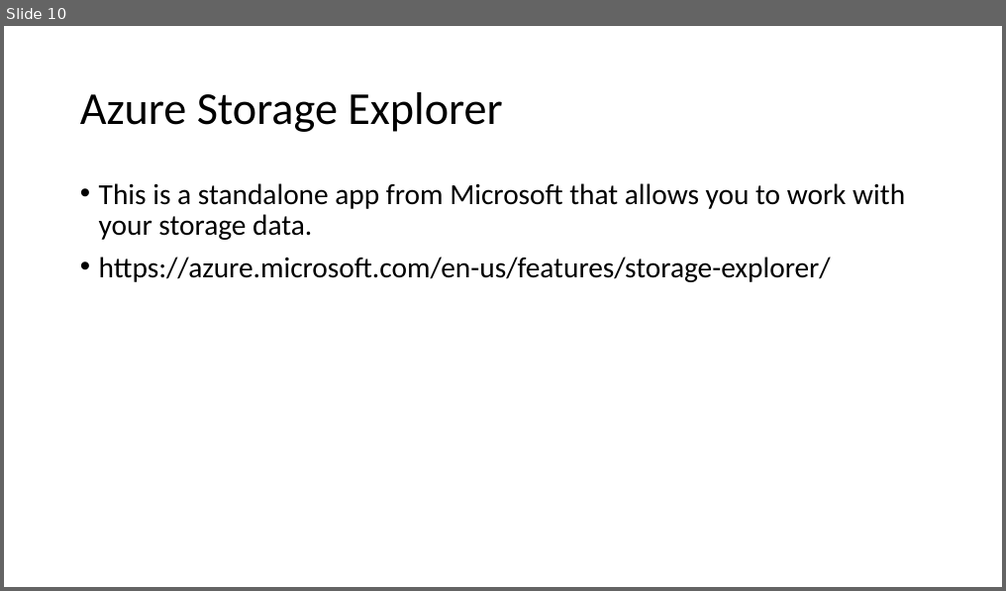
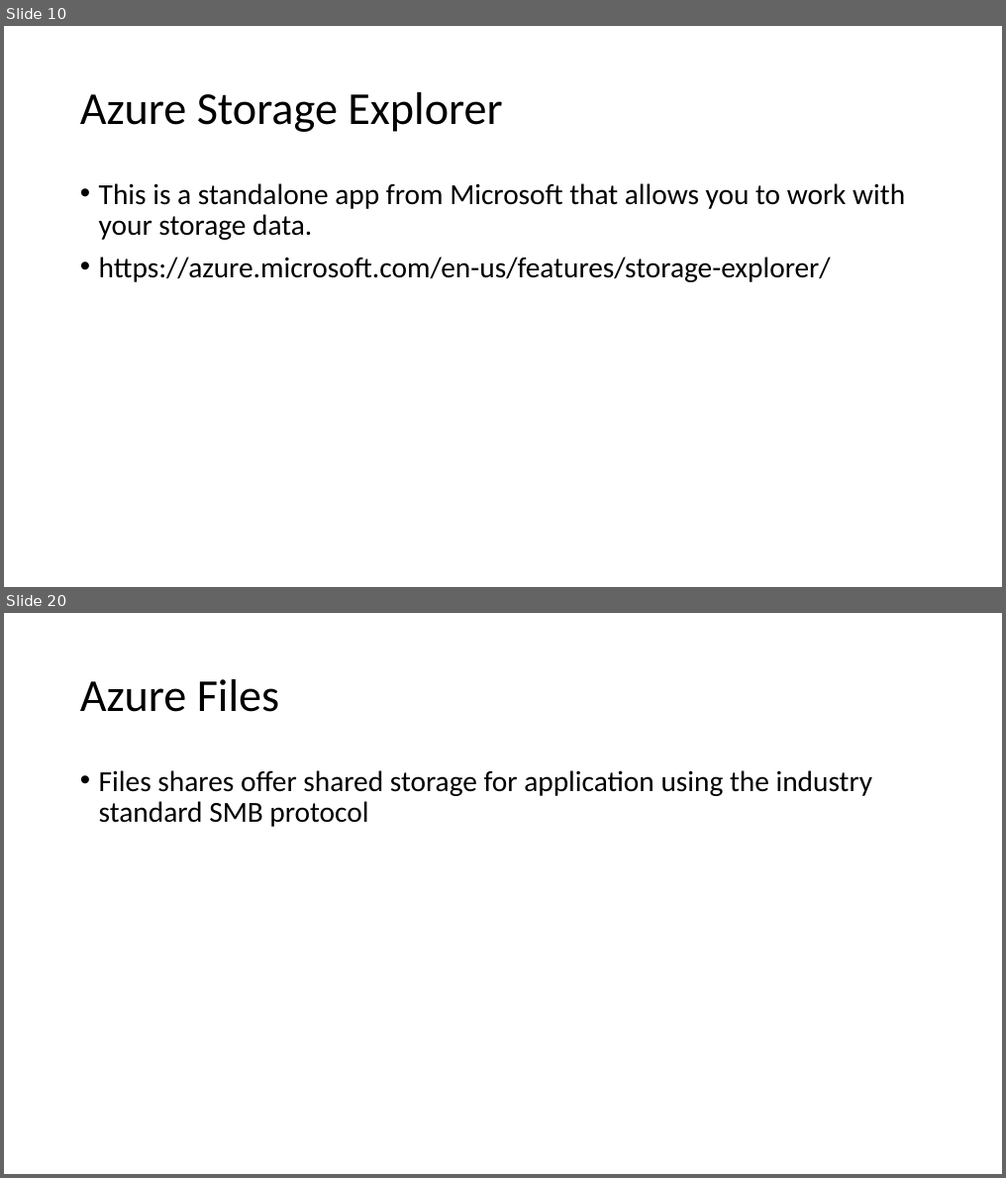
Before and after one commit to aswini-roy/Az104-D, a slide deck: Azure Storage.pptx. Shown one above the other, each under a label of ours: slide 10 before the commit, slides 10 and 20 after it; the slides between them are not shown. The pictures are 1006x591 and 1006x1178 pixels, drawn with LibreOffice and Linux fonts; fonts in the diff are those of the drawing. Boxes give left, top, right and bottom in pixels: in the first picture for what was removed or moved away, otherwise in the second. Text is boxed around its words. In the diff, an @@ line names an element or a change of style, - is before the commit and + after.

```diff
--- a/Azure Storage.pptx
+++ b/Azure Storage.pptx
@@ slide 20 added at (4,613,1002,1174), background #FFFFFF @@
@@ title added at (80,679,279,712), 44 pt, text #000000 @@
+Azure Files
@@ text added at (99,770,873,827), 28 pt, text #000000 @@
+• Files shares offer shared storage for application using the industry standard SMB protocol
```
Also in this commit, not shown: 1 slide changed, 14 other slides added.
